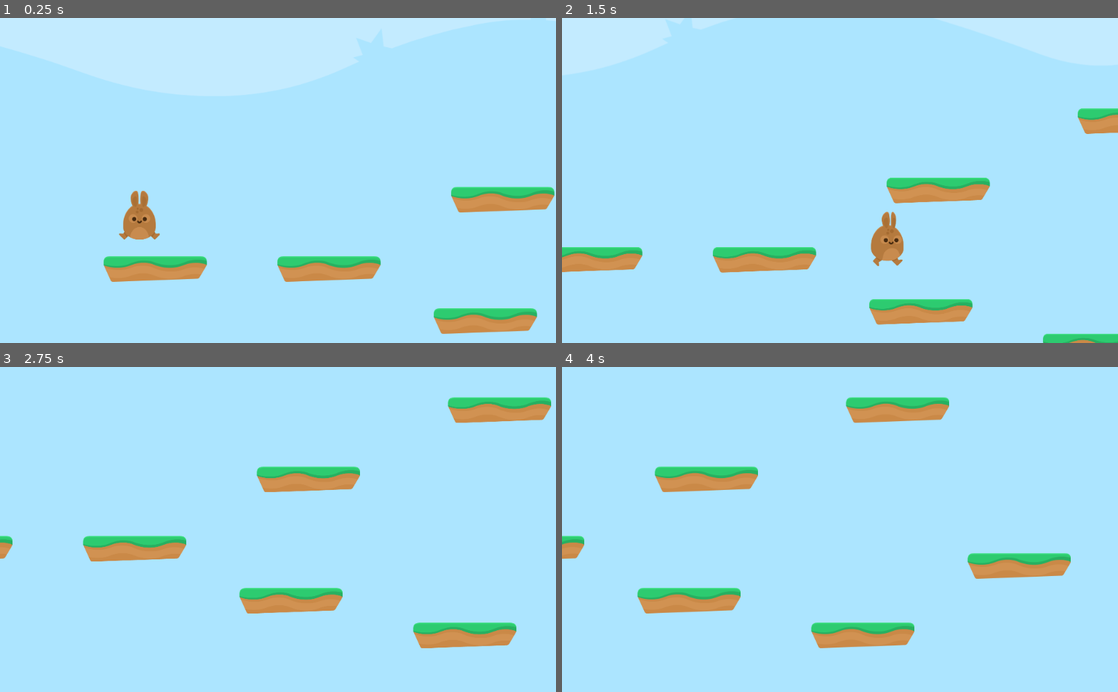
Above: before the commit, frames 1-4 (two rows, left to right).
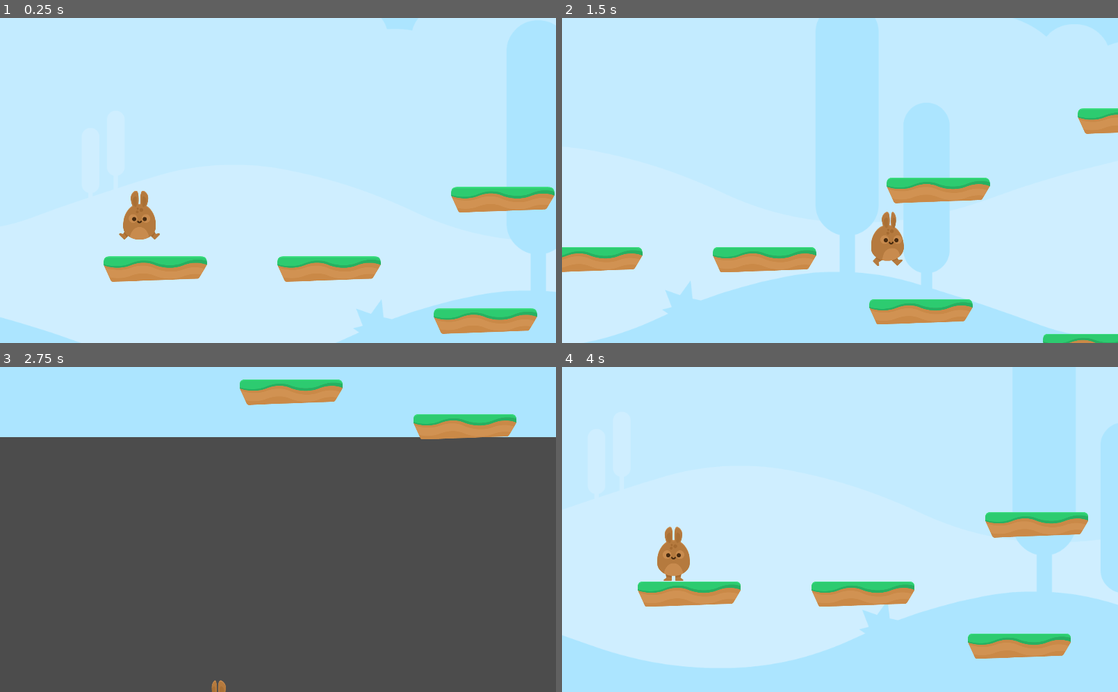
Above: after the commit, the same moments.

Repository: skupson/hoppy_days
Game: Godot game, scene res://Scenes/Levels/Level One.tscn
Two runs of this game, one before a commit and one after it. Both use one fixed random seed, a clock stepped at 60 frames per second and the inputs below.
Inputs (mouse positions are in pixels of both pictures, inside the frame that each line leads up to):
- Up to frame 1 (0.25 s): no input
- Up to frame 2 (1.5 s): hold D (right) from 0.53 s (still down); tap Space (jump) at 0.77 s
- Up to frame 3 (2.75 s): tap Space (jump) at 1.52 s; release D (right) at 2.03 s; hold A (left) from 2.03 s (still down)
- Up to frame 4 (4 s): release A (left) at 2.78 s; hold D (right) 2.78-3.5 s; tap Space (jump) at 3.02 s; click (912, 575) at 3.52 s

The runs differ from the first frame. In frame 1, 37% of the frame differs, in the area x 0-100%, y 28-100%; in frame 2, 30%; in frame 3, 82%, in the area x 0-100%, y 3-100%; in frame 4, 45%.

Commit message:
Added the death screen and world limit for y axis

Diff:
--- /dev/null
+++ b/Scenes/Levels/Game End.tscn
@@ -0,0 +1,77 @@
+[gd_scene load_steps=7 format=2]
+
+[ext_resource path="res://Assets/GFX/Background/bg_layer1.png" type="Texture" id=1]
+[ext_resource path="res://Assets/Fonts/candles_.ttf" type="DynamicFontData" id=2]
+[ext_resource path="res://Assets/GFX/HUD/lifes.png" type="Texture" id=3]
+[ext_resource path="res://Scenes/Levels/TextureButton.gd" type="Script" id=4]
+
+[sub_resource type="DynamicFont" id=1]
+size = 128
+outline_size = 2
+outline_color = Color( 0, 0, 0, 1 )
+use_filter = true
+font_data = ExtResource( 2 )
+
+[sub_resource type="DynamicFont" id=2]
+size = 48
+outline_size = 2
+outline_color = Color( 0, 0, 0, 1 )
+use_filter = true
+font_data = ExtResource( 2 )
+
+[node name="Game End" type="Control"]
+anchor_right = 1.0
+anchor_bottom = 1.0
+__meta__ = {
+"_edit_use_anchors_": false
+}
+
+[node name="TextureRect" type="TextureRect" parent="."]
+anchor_right = 1.0
+anchor_bottom = 1.0
+texture = ExtResource( 1 )
+expand = true
+__meta__ = {
+"_edit_use_anchors_": false
+}
+
+[node name="CenterContainer" type="CenterContainer" parent="."]
+anchor_right = 1.0
+anchor_bottom = 1.0
+__meta__ = {
+"_edit_use_anchors_": false
+}
+
+[node name="VBoxContainer" type="VBoxContainer" parent="CenterContainer"]
+margin_left = 125.0
+margin_top = 180.0
+margin_right = 898.0
+margin_bottom = 419.0
+
+[node name="Label" type="Label" parent="CenterContainer/VBoxContainer"]
+margin_right = 773.0
+margin_bottom = 164.0
+custom_fonts/font = SubResource( 1 )
+text = "Game Over!"
+
+[node name="HBoxContainer" type="HBoxContainer" parent="CenterContainer/VBoxContainer"]
+margin_top = 168.0
+margin_right = 773.0
+margin_bottom = 239.0
+alignment = 1
+
+[node name="Label" type="Label" parent="CenterContainer/VBoxContainer/HBoxContainer"]
+margin_left = 226.0
+margin_top = 4.0
+margin_right = 490.0
+margin_bottom = 66.0
+custom_fonts/font = SubResource( 2 )
+text = "Try again?"
+
+[node name="TextureButton" type="TextureButton" parent="CenterContainer/VBoxContainer/HBoxContainer"]
+margin_left = 494.0
+margin_right = 546.0
+margin_bottom = 71.0
+texture_normal = ExtResource( 3 )
+script = ExtResource( 4 )
+[connection signal="pressed" from="CenterContainer/VBoxContainer/HBoxContainer/TextureButton" to="CenterContainer/VBoxContainer/HBoxContainer/TextureButton" method="_on_TextureButton_pressed"]
--- /dev/null
+++ b/Scenes/Levels/TextureButton.gd
@@ -0,0 +1,6 @@
+extends TextureButton
+
+
+
+func _on_TextureButton_pressed():
+	get_tree().change_scene("res://Scenes/Levels/Level One.tscn")
--- a/Scenes/Player/Player.gd
+++ b/Scenes/Player/Player.gd
@@ -4,6 +4,7 @@
 var speed = 1250
 var jump_speed = 2000
 var gravity = 100
+var world_limit = 4000
 
 signal animate
 
@@ -12,7 +13,6 @@
 	apply_gravity()
 	animate()
 	movement()
-
 
 func apply_gravity():
 	if not is_on_floor():
@@ -31,7 +31,12 @@
 		motion.x = 0
 	if Input.is_action_pressed("jump") and is_on_floor():
 		motion.y -= jump_speed
+	if position.y > world_limit:
+		end_game()
 	motion = move_and_slide(motion, Vector2.UP)
 
 func animate():
 	emit_signal("animate", motion)
+
+func end_game():
+	get_tree().change_scene("res://Scenes/Levels/Game End.tscn")
--- a/Scenes/Player/Player.tscn
+++ b/Scenes/Player/Player.tscn
@@ -58,7 +58,7 @@
 zoom = Vector2( 2, 2 )
 limit_left = 0
 limit_top = 0
-limit_bottom = 2048
+limit_bottom = 3000
 limit_smoothed = true
 smoothing_enabled = true
 
@@ -79,7 +79,6 @@
 }
 
 [node name="ParallaxLayer2" type="ParallaxLayer" parent="Camera2D/ParallaxBackground"]
-position = Vector2( 0, -500 )
 motion_mirroring = Vector2( 2048, 0 )
 
 [node name="TextureRect" type="TextureRect" parent="Camera2D/ParallaxBackground/ParallaxLayer2"]
@@ -91,7 +90,6 @@
 }
 
 [node name="ParallaxLayer3" type="ParallaxLayer" parent="Camera2D/ParallaxBackground"]
-scale = Vector2( 1, -500 )
 motion_mirroring = Vector2( 2048, 0 )
 
 [node name="TextureRect" type="TextureRect" parent="Camera2D/ParallaxBackground/ParallaxLayer3"]
@@ -103,7 +101,6 @@
 }
 
 [node name="ParallaxLayer4" type="ParallaxLayer" parent="Camera2D/ParallaxBackground"]
-position = Vector2( 0, -500 )
 motion_mirroring = Vector2( 2048, 0 )
 
 [node name="TextureRect" type="TextureRect" parent="Camera2D/ParallaxBackground/ParallaxLayer4"]
--- a/project.godot
+++ b/project.godot
@@ -18,6 +18,13 @@
 config/name="3. Hoppy Days"
 run/main_scene="res://Scenes/Levels/Level One.tscn"
 config/icon="res://icon.png"
+
+[display]
+
+window/size/test_width=1280
+window/size/test_height=720
+window/stretch/mode="2d"
+window/stretch/aspect="keep"
 
 [input]
 
